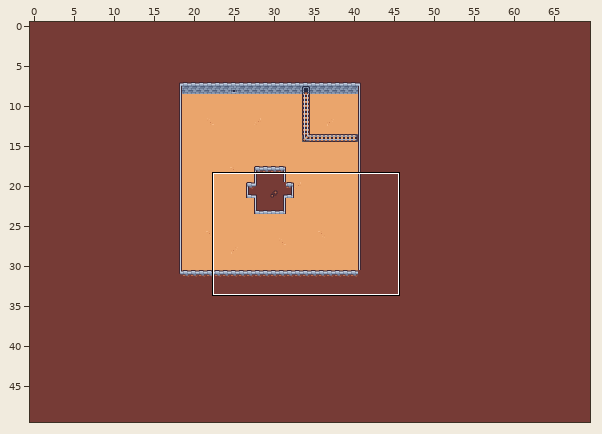
Level history. Tiled map (JSON): art/lobby-tilemap.tmj. Above, an overview of the earlier version with the close-up marked.
Close-up. As it was:
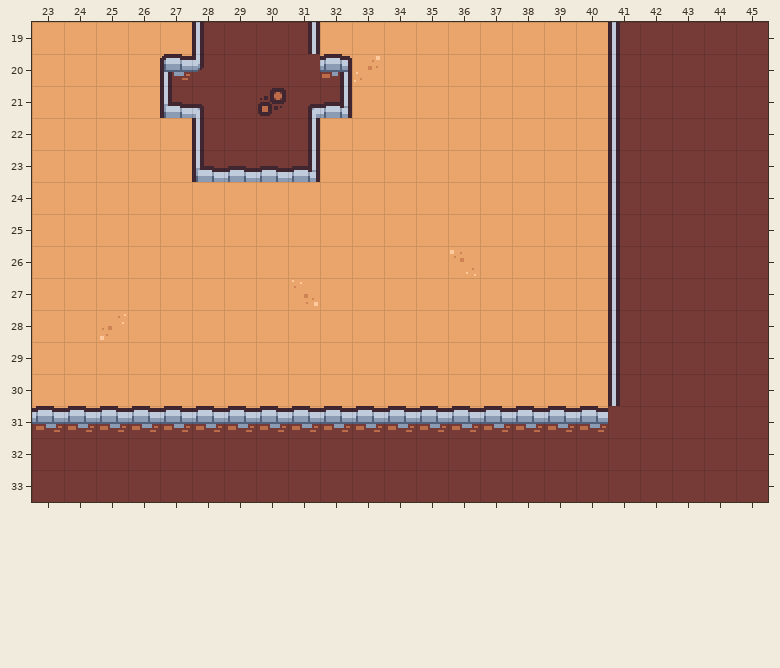
Cells are 16x16 px. Shown: x 23..45, y 19..33.
The result:
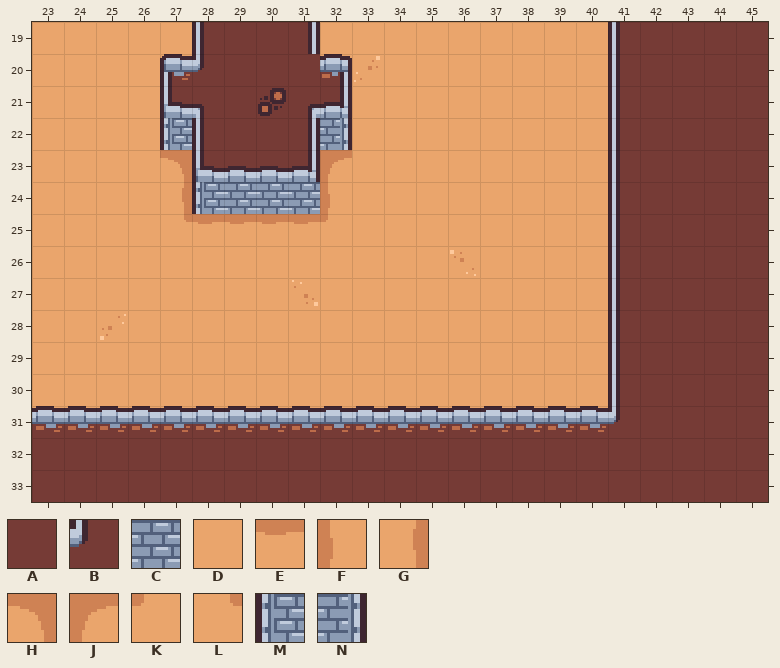
Key: from "lobby-tileset": A 0, B 27, C 40, D 48, E 50, F 50 turned 270, G 50 turned 90, H 52, J 52 turned 270, K 53, L 53 turned 90, M 57, N 59.
_ is an empty cell, . an unchanged one.
The edit:
--- layer "layer0"
@@ x 27..32 @@
-22 D....D
-23 D....D
-24 DDDDDD
-25 DDDDDD
+22 M....N
+23 H....J
+24 GMCCCF
+25 LEEEEK
@@ x 41..41 @@
-31 A
+31 B
Pixel boxes of the changes (left, top, right, bottom) in both close-ups:
changed: (160, 118, 352, 224)
changed: (608, 406, 620, 424)
